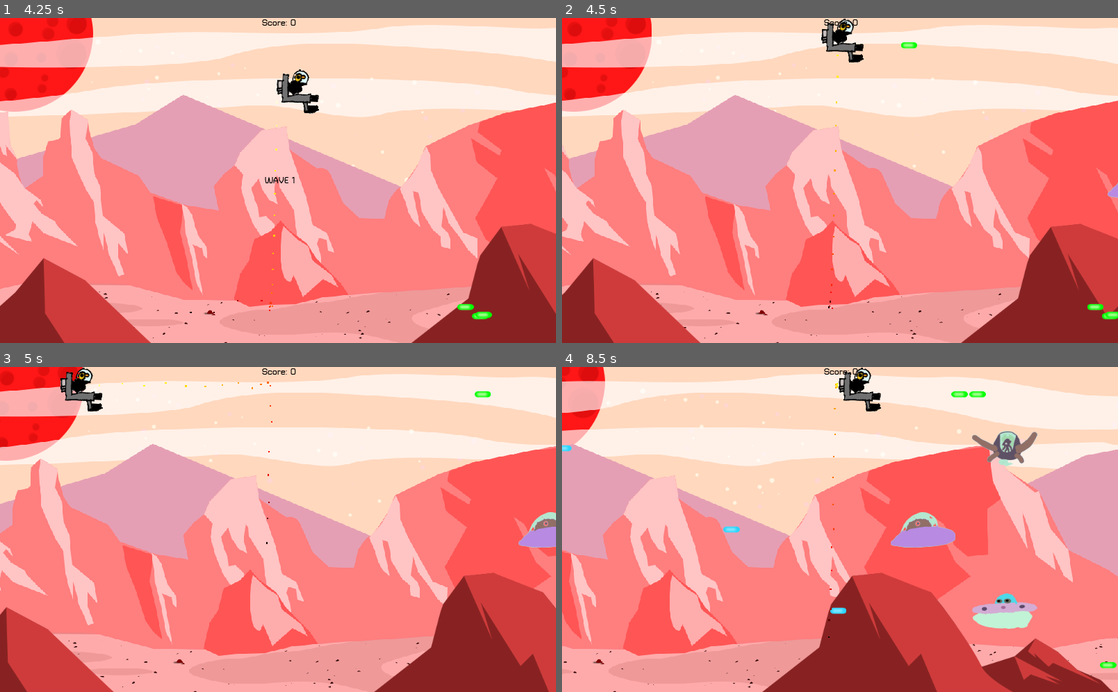
Above: before the commit, frames 1-4 (two rows, left to right).
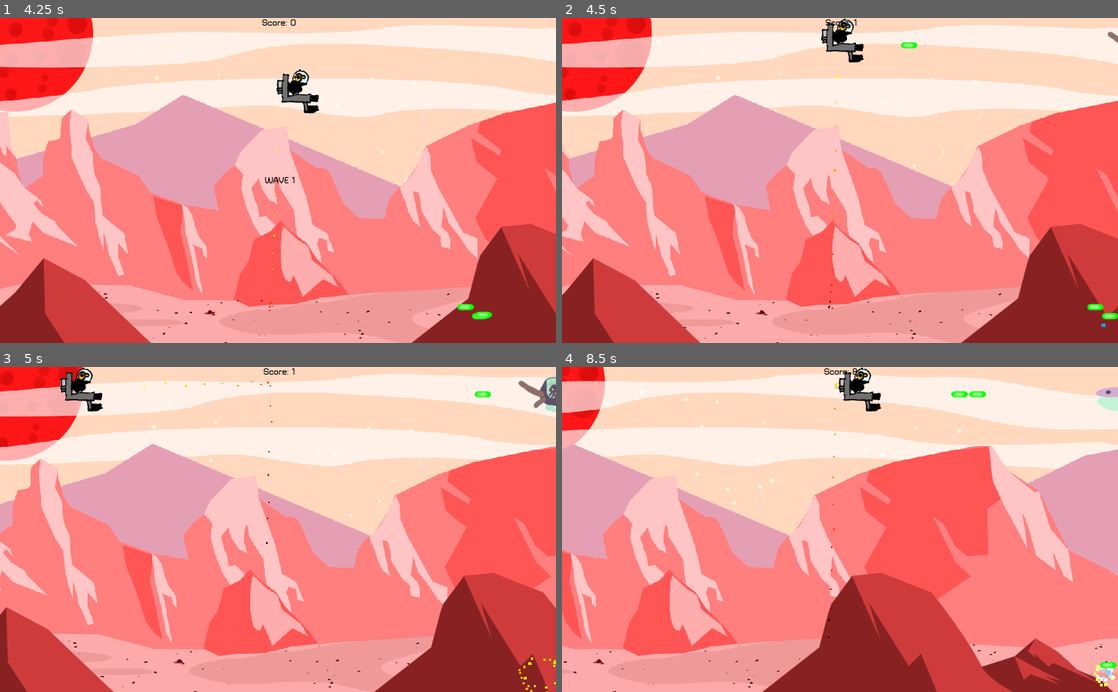
Above: after the commit, the same moments.

Repository: the-g-force/FamJam-January2021
Game: Godot game, scene res://src/SplashScreen.tscn
The game is run twice, just before and just after one commit, with the same random seed, the same clock (stepped at 60 frames per second) and the same inputs.
Inputs (mouse positions are in pixels of both pictures, inside the frame that each line leads up to):
- Up to frame 1 (4.25 s): tap Enter at 0.5 s; move the mouse to (400, 164) at 0.52 s; hold D (move_right) 0.53-1.25 s; tap Space (fire) at 0.6, 2.1, 2.85, 3.6 s; click (400, 164) at 0.67 s; click "Play" at 1.25 s; move the mouse to (166, 196) at 2.02 s; hold S (move_down) 2.03-2.78 s; move the mouse to (333, 109) at 2.77 s; hold D (move_right) 2.78-3.53 s; move the mouse to (250, 245) at 3.52 s; hold W (move_up) from 3.53 s (still down); click (250, 245) at 3.67 s
- Up to frame 2 (4.5 s): move the mouse to (1006, 229) at 4.27 s; release W (move_up) at 4.28 s; hold A (move_left) from 4.28 s (still down); tap Space (fire) at 4.35 s
- Up to frame 3 (5 s): keep holding A (move_left)
- Up to frame 4 (8.5 s): move the mouse to (673, 480) at 5.02 s; tap Space (fire) every 0.75 s from 5.1 to 8.1 s; move the mouse to (867, 529) at 5.77 s; release A (move_left) at 5.78 s; hold S (move_down) 5.78-6.53 s; click (867, 529) at 5.92 s; move the mouse to (756, 448) at 6.52 s; hold D (move_right) 6.53-7.28 s; move the mouse to (962, 513) at 7.27 s; hold W (move_up) 7.28-8.03 s; move the mouse to (728, 545) at 8.02 s; hold D (move_right) from 8.03 s (still down); click (728, 545) at 8.17 s

Frame 1 is identical in both runs. In frame 2, 0.2% of the frame differs, in the area x 47-100%, y 0-96%; in frame 3, 1.0%; in frame 4, 2.8%, in the area x 0-100%, y 0-99%.

Commit message:
Add more wave patterns and make duck flip when dead at top of screen

Diff:
--- a/project/src/DeathControl.gd
+++ b/project/src/DeathControl.gd
@@ -6,9 +6,11 @@
 
 func _on_MenuButton_pressed():
 	Global.play_button_sound()
+	Global.duck_is_dead = false
 	var _ignored := get_tree().change_scene("res://src/MenuScene.tscn")
 
 
 func _on_PlayAgainButton_pressed():
 	Global.play_button_sound()
+	Global.duck_is_dead = false
 	var _ignored := get_tree().change_scene("res://src/Level.tscn")
--- a/project/src/Duck.gd
+++ b/project/src/Duck.gd
@@ -65,6 +65,8 @@
 
 
 func damage():
+	if position.y <= 100:
+		rotation_degrees += 90
 	_exploding = true
 	Global.duck_is_dead = true
 	$CollisionShape2D.set_deferred("disabled", true)
--- a/project/src/Spawner.gd
+++ b/project/src/Spawner.gd
@@ -14,19 +14,20 @@
 var _group_0 := [Vector2(0, 150), Vector2(0, 300), Vector2(0, 450)]
 var _group_1 := [Vector2(150, 150), Vector2(0, 300), Vector2(150, 450)]
 var _group_2 := [Vector2(0, 150), Vector2(150, 300), Vector2(0, 450)]
+var _group_3 := [Vector2(0, 50), Vector2(0, 550)]
+var _group_4 := [Vector2(0, 300), Vector2(150, 150), Vector2(150,450), Vector2(300,300)]
 
 
 func _ready():
 	$Timer.start(_time_between_waves)
 	screensize = get_viewport_rect().size
 	$PreliminaryTimer.start()
-	print(str(Global.duck_is_dead))
 
 
 func _new_wave():
 	var groups := []
 	for _i in _wave_size:
-		var wave_type := randi()%3
+		var wave_type := 3#randi()%5
 		var wave:Array = get("_group_"+str(wave_type))
 		groups.append(wave)
 		_enemies_in_wave += wave.size()
